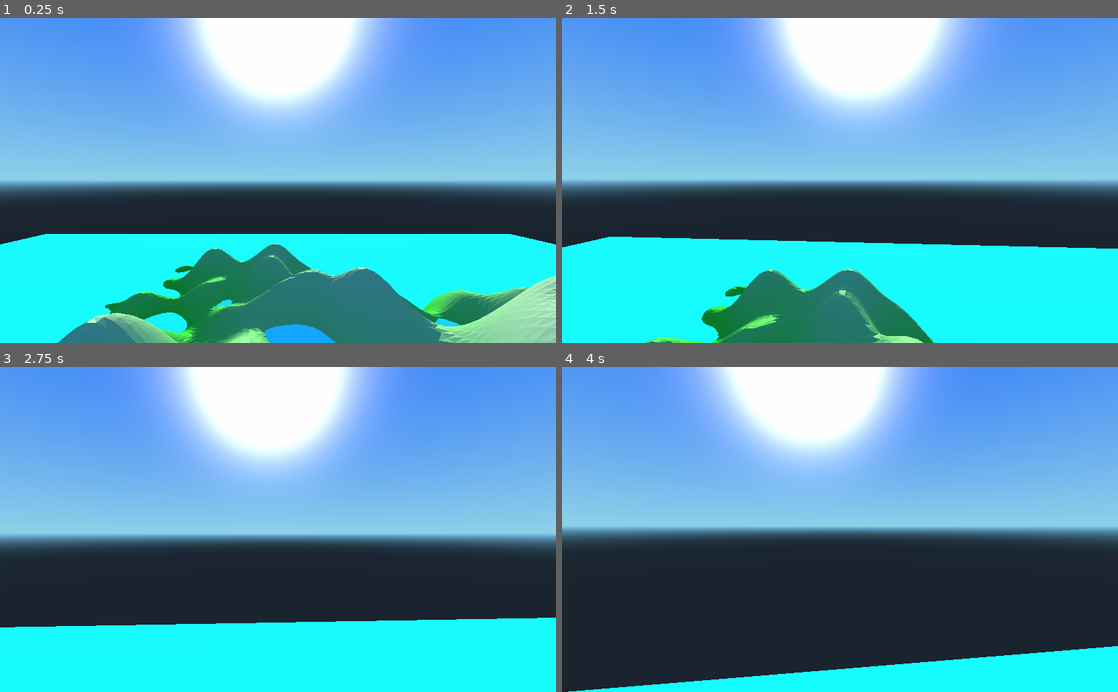
Above: before the commit, frames 1-4 (two rows, left to right).
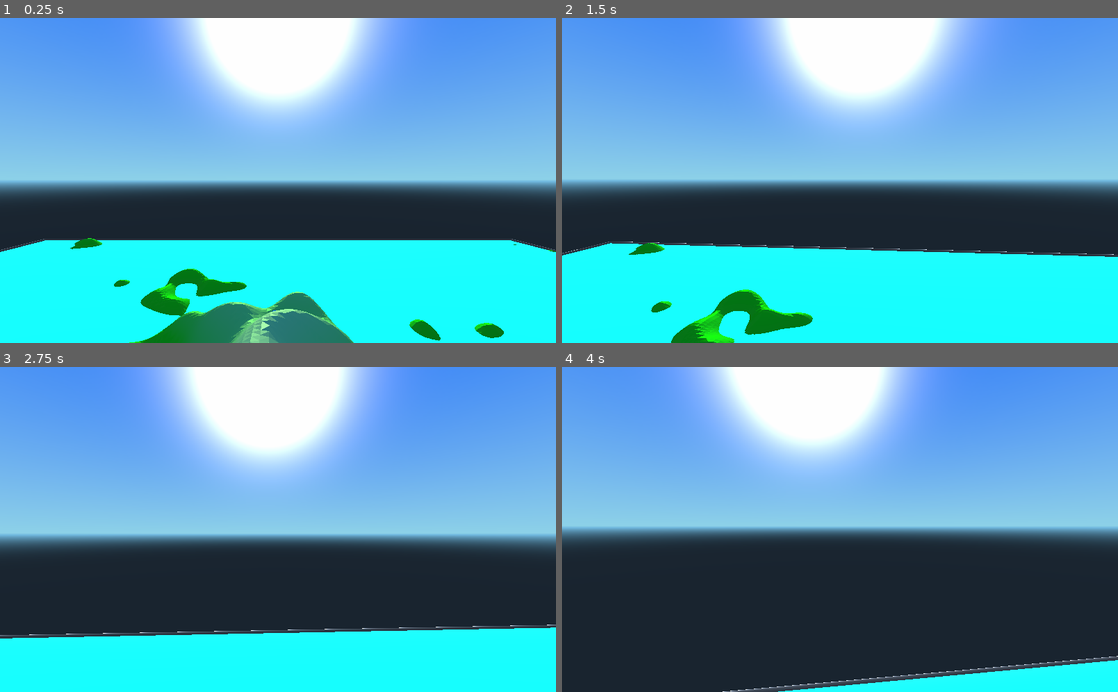
Above: after the commit, the same moments.

Repository: MichaelReel/Terrain_Scratch
Game: Godot game, scene res://Root.tscn
Same seed, same stepped clock (60 frames per second), same inputs: the game is played once before the commit and once after it.
Inputs (mouse positions are in pixels of both pictures, inside the frame that each line leads up to):
- Up to frame 1 (0.25 s): no input
- Up to frame 2 (1.5 s): tap Enter at 0.5 s; move the mouse to (867, 180) at 0.52 s; hold W (forward) from 0.53 s (still down); move the mouse to (812, 180) at 1.27 s
- Up to frame 3 (2.75 s): keep holding W (forward); move the mouse to (289, 523) at 2.02 s
- Up to frame 4 (4 s): keep holding W (forward); move the mouse to (834, 536) at 2.77 s; move the mouse to (878, 532) at 3.52 s

The runs differ from the first frame. In frame 1, 17% of the frame differs, in the area x 0-100%, y 66-100%; in frame 2, 9.5%; in frame 3, 3.2%; in frame 4, 4.0%.

Commit message:
Changing the seed to highlight more failures.

Diff:
--- a/Graph.gd
+++ b/Graph.gd
@@ -208,17 +208,21 @@
 			vertex_grid[z][x].set_water_height(corner.water_height)
 
 func spread_surface_edges_into_terrain(surface):
-	pass
 	var body_ind = surface.front().water_body_ind
 	var water_height = surface.front().water_height
+	var flood_height
 	# Spread the surface to the neighbouring points
 	var surf = surface.duplicate()
 	for h in surf:
 		for n in get_grid_neighbours(h):
 			if not n.water_body_ind and n.height >= water_height:
+				flood_height = min(flood_height, n.height) if flood_height else n.height
 				# Append to the surface
 				n.water_body_ind = body_ind
 				surface.append(n)
+#	# Flood the whole surface (raise to the flood height)
+#	for h in surface:
+#		h.water_height = flood_height
 
 func create_water_display_features(surface, surfTool):
 	# Find a rectangle that contains all the points in the surface
--- a/Root.tscn
+++ b/Root.tscn
@@ -24,6 +24,7 @@
 script = ExtResource( 2 )
 chunk_material = ExtResource( 3 )
 generate_colliders = true
+init_seed = 3
 
 [node name="DirectionalLight" type="DirectionalLight" parent="."]
 transform = Transform( -1, 6.18173e-08, -6.18173e-08, 0, 0.707107, 0.707107, 8.74228e-08, 0.707107, -0.707107, 0, 0, 0 )
--- a/TerrainDemo.gd
+++ b/TerrainDemo.gd
@@ -12,6 +12,7 @@
 export (ShaderMaterial) var chunk_material                  # Material put onto the "land" chunks
 export (bool) var force_generation = true                   # Remove generated files and force creation
 export (bool) var generate_colliders = false                # Set to add colliders for each chunk
+export (int) var init_seed = 2                              # Seed for the terrain height
 
 var chunk_size = Vector3(1.0 / chunks_grid.x, 0.0, 1.0 / chunks_grid.y)
 var total_grid = Vector2(chunk_resolution.x * chunks_grid.x, chunk_resolution.y * chunks_grid.y)
@@ -79,7 +80,7 @@
 
 func update_terrain():
 	var shelf_limit = 11.0
-	graph = Graph.new(HeightHash.new(shelf_limit, 2), 1.0 / shelf_limit, total_grid)
+	graph = Graph.new(HeightHash.new(shelf_limit, init_seed), 1.0 / shelf_limit, total_grid)
 	index["HeightGrid"] = graph.height_grid
 	graph.create_base_square_grid(chunk_resolution.x, chunk_resolution.y, chunk_size.x, chunk_size.z)
 	var surface_tool = SurfaceTool.new()
